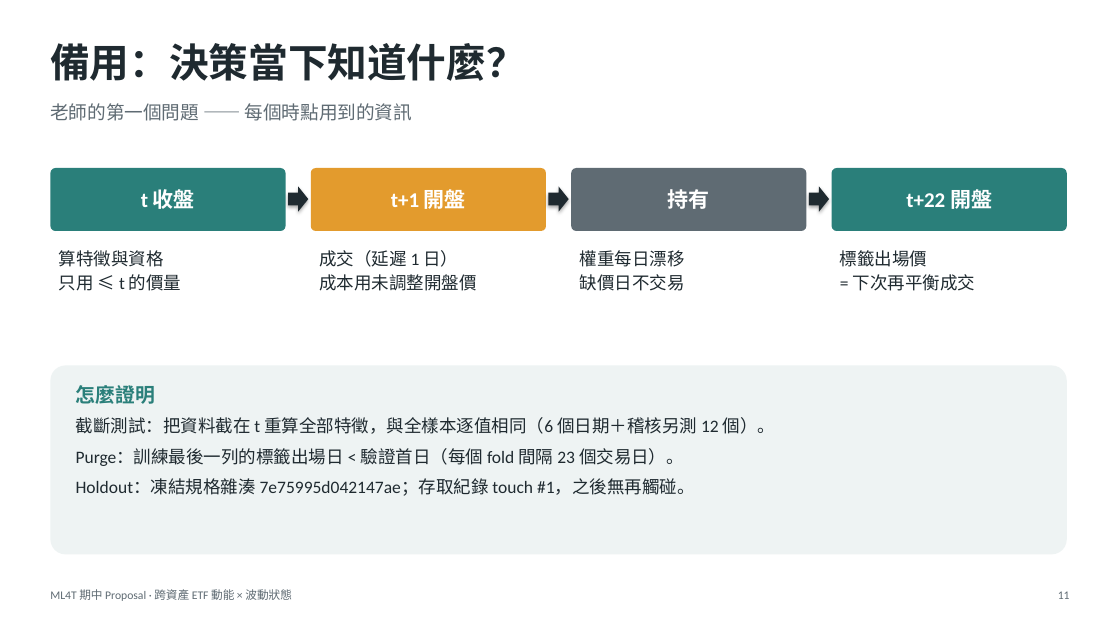
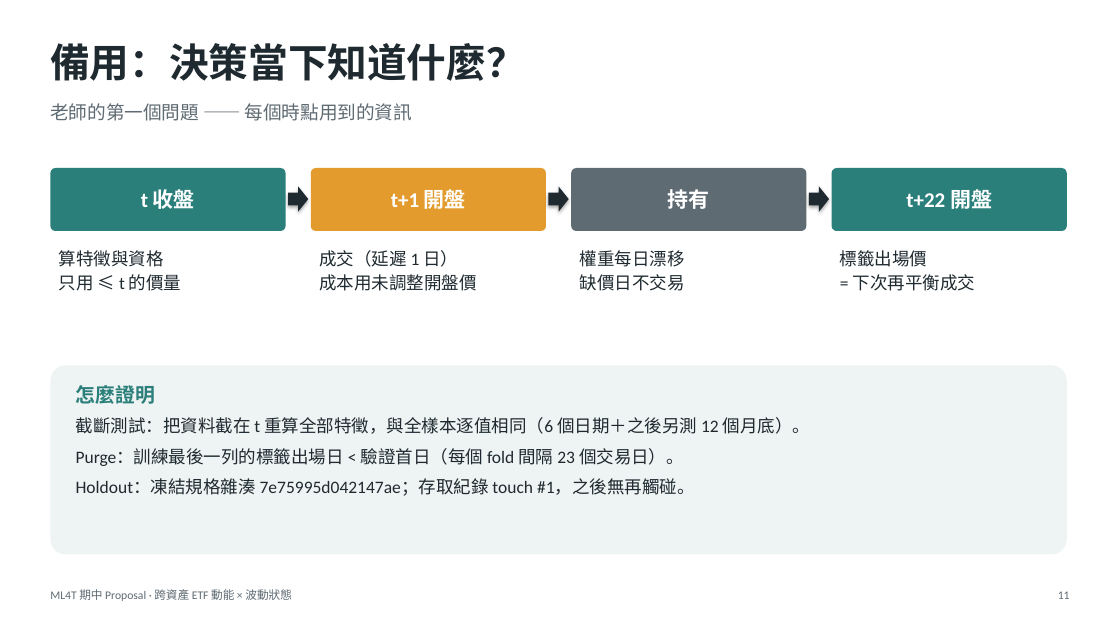
Before and after one commit to StanHsu0348/ml4t-midterm-etf-momentum, a slide deck: slide 11 of slides/midterm_presentation.pptx. Drawn at 1120x630 pixels with LibreOffice and Linux fonts; fonts in the diff are those of the drawing. Boxes give left, top, right and bottom in pixels: in the first picture for what was removed or moved away, otherwise in the second. Text is boxed around its words. In the diff, an @@ line names an element or a change of style, - is before the commit and + after.

```diff
--- a/slides/midterm_presentation.pptx
+++ b/slides/midterm_presentation.pptx
@@ text at (76,417,810,434): text changed @@
-截斷測試：把資料截在 t 重算全部特徵，與全樣本逐值相同（6 個日期＋稽核另測 12 個）。
+截斷測試：把資料截在 t 重算全部特徵，與全樣本逐值相同（6 個日期＋之後另測 12 個月底）。
```
Also in this commit, not shown: 1 other slide changed, 5 other files.
